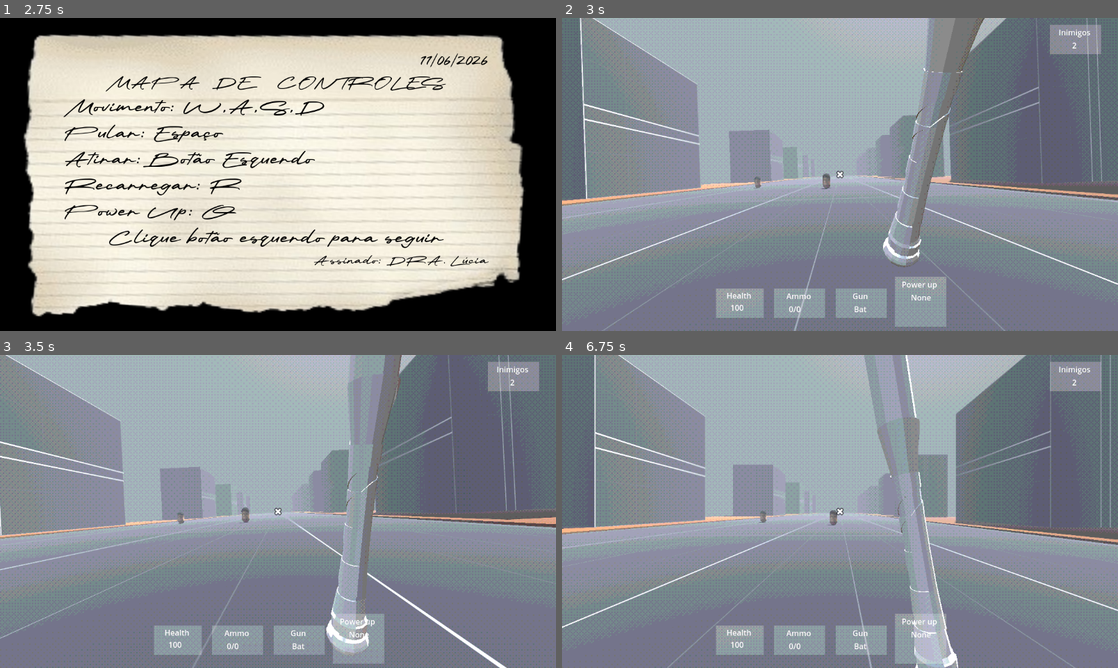
Above: before the commit, frames 1-4 (two rows, left to right).
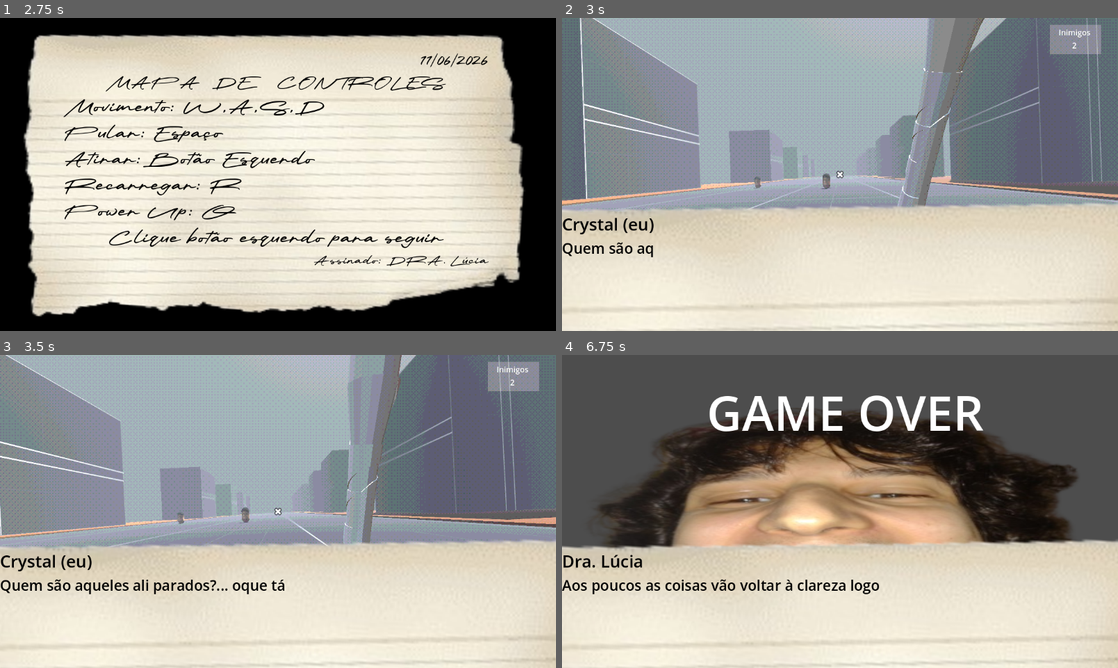
Above: after the commit, the same moments.

Repository: felipepreuss/mnemonic.dream
Game: Godot game, scene res://Scenes/main_menu.tscn
Two runs of this game, one before a commit and one after it. Both use one fixed random seed, a clock stepped at 60 frames per second and the inputs below. The engine's default icon, where the game draws it, is replaced by a stand-in: a white triangle on a blue panel in a dark square. Sound files missing from this copy of the repository are replaced by a short silence.
Inputs (mouse positions are in pixels of both pictures, inside the frame that each line leads up to):
- Up to frame 1 (2.75 s): click "LOAD" at 0.5 s; click (22, 33) at 1.25 s; click "PLAY" at 2 s
- Up to frame 2 (3 s): tap Enter at 2.75 s; move the mouse to (962, 158) at 2.77 s; press the mouse at (962, 158) at 2.78 s; hold D (Right) from 2.78 s (still down)
- Up to frame 3 (3.5 s): keep holding D (Right); tap Space (Jump) at 3.02 s
- Up to frame 4 (6.75 s): move the mouse to (812, 511) at 3.52 s; release D (Right) at 3.53 s; release the mouse at (812, 511) at 3.53 s; hold W (Forward) 3.53-6.5 s; click (812, 511) at 3.6 s; tap Space (Jump) at 3.77, 5.27, 6.02 s; move the mouse to (851, 505) at 4.27 s; press the mouse at (851, 505) at 4.28 s; tap Q (Q) at 4.35 s; move the mouse to (834, 517) at 5.02 s; release the mouse at (834, 517) at 5.03 s; tap 0 at 5.1 s; click (834, 517) at 5.3 s; move the mouse to (878, 514) at 5.77 s; press the mouse at (878, 514) at 5.78 s; tap F11 (botão da morte mortal) at 6.4 s; release the mouse at (878, 514) at 6.5 s; click "LOAD" at 6.5 s

Frame 1 is identical in both runs. In frame 2, 40% of the frame differs, in the area x 0-100%, y 58-100%; in frame 3, 40%; in frame 4, 99%, in the area x 0-100%, y 0-100%.

Commit message:
"get_gun" mechanic implemented + misc bug fixing
Added node for gun instancing and mechanic for getting the gun and adding it to the weapon slot (only works for pistol so far!!), moved scripts to the correct folder (which is why you'll see a lot of removed scripts, i just moved them, don't worry...), re-added missing dialogue, removed bug related to enemy count, removed small physics error by using call_deferred on a scene change (we should all do this From now on)

Diff:
--- a/Scenes/acquire_weapon.tscn
+++ b/Scenes/acquire_weapon.tscn
@@ -1,19 +1,63 @@
-[gd_scene load_steps=4 format=3 uid="uid://bc58amk2buxq0"]
+[gd_scene load_steps=7 format=3 uid="uid://bc58amk2buxq0"]
 
 [ext_resource type="Script" uid="uid://cxim3hx3sa007" path="res://Script/acquire_weapon.gd" id="1_2xhsj"]
-[ext_resource type="PackedScene" uid="uid://dfqi5j2jabl11" path="res://Assets/shotgun.glb" id="2_77hrl"]
+[ext_resource type="PackedScene" uid="uid://ur8p6e5hn8pj" path="res://Assets/Guns/Pistola (1).glb" id="2_2xhsj"]
 
 [sub_resource type="BoxShape3D" id="BoxShape3D_2xhsj"]
+size = Vector3(0.380035, 0.367432, 0.906738)
 
-[node name="AcquireWeapon" type="Node"]
+[sub_resource type="Animation" id="Animation_2xhsj"]
+resource_name = "rotaaate"
+tracks/0/type = "value"
+tracks/0/imported = false
+tracks/0/enabled = true
+tracks/0/path = NodePath(".:rotation")
+tracks/0/interp = 1
+tracks/0/loop_wrap = true
+tracks/0/keys = {
+"times": PackedFloat32Array(0, 1),
+"transitions": PackedFloat32Array(1, 1),
+"update": 0,
+"values": [Vector3(0, 6.28319, 0), Vector3(0, -6.28319, 0)]
+}
+
+[sub_resource type="Animation" id="Animation_77hrl"]
+length = 0.001
+tracks/0/type = "value"
+tracks/0/imported = false
+tracks/0/enabled = true
+tracks/0/path = NodePath(".:rotation")
+tracks/0/interp = 1
+tracks/0/loop_wrap = true
+tracks/0/keys = {
+"times": PackedFloat32Array(0),
+"transitions": PackedFloat32Array(1),
+"update": 0,
+"values": [Vector3(6.28319, 0, 0)]
+}
+
+[sub_resource type="AnimationLibrary" id="AnimationLibrary_77hrl"]
+_data = {
+&"RESET": SubResource("Animation_77hrl"),
+&"rotaaate": SubResource("Animation_2xhsj")
+}
+
+[node name="acquire_weapon" type="Node3D"]
 script = ExtResource("1_2xhsj")
 
-[node name="blaster-r2" parent="." instance=ExtResource("2_77hrl")]
-transform = Transform3D(-1, 0, -8.74228e-08, 0, 1, 0, 8.74228e-08, 0, -1, -40.3686, -3.97244, 123.826)
+[node name="Pistola (1)" parent="." instance=ExtResource("2_2xhsj")]
+transform = Transform3D(1, 0, 0, 0, 1, -1.74846e-07, 0, 1.74846e-07, 1, 0, 0, 0)
 
-[node name="weapon_get_area" type="Area3D" parent="blaster-r2"]
-transform = Transform3D(-1, 0, 8.74228e-08, 0, 1, 0, -8.74228e-08, 0, -1, -0.368599, 0.97244, -0.43811)
+[node name="weapon_get_area" type="Area3D" parent="Pistola (1)"]
+transform = Transform3D(1, 0, -1.74846e-07, 0, 1, 0, 1.74846e-07, 0, 1, 0, 0.0563155, 0)
 
-[node name="CollisionShape3D" type="CollisionShape3D" parent="blaster-r2/weapon_get_area"]
-transform = Transform3D(1, 0, 0, 0, 1, 0, 0, 0, 1, -0.384102, -0.747453, -0.359734)
+[node name="CollisionShape3D" type="CollisionShape3D" parent="Pistola (1)/weapon_get_area"]
+transform = Transform3D(1, 0, 0, 0, 1, 0, 0, 0, 1, 0.0138092, -0.0189209, -0.0466309)
 shape = SubResource("BoxShape3D_2xhsj")
+
+[node name="AnimationPlayer" type="AnimationPlayer" parent="Pistola (1)"]
+libraries = {
+&"": SubResource("AnimationLibrary_77hrl")
+}
+
+[connection signal="body_entered" from="Pistola (1)/weapon_get_area" to="." method="_on_weapon_get_area_body_entered"]
--- a/Scenes/level_complete.tscn
+++ b/Scenes/level_complete.tscn
@@ -1,6 +1,7 @@
 [gd_scene load_steps=2 format=3 uid="uid://cdp1m1v6b855b"]
 
-[ext_resource type="Script" uid="uid://5wp24ka0cvbu" path="res://Scenes/level_complete.gd" id="1_u5kwf"]
+[ext_resource type="Script" uid="uid://5wp24ka0cvbu" path="res://Script/level_complete.gd" id="1_u5kwf"]
+
 
 [node name="level_complete" type="Control"]
 layout_mode = 3
--- a/Scenes/player.tscn
+++ b/Scenes/player.tscn
@@ -13,7 +13,6 @@
 [ext_resource type="Script" uid="uid://cw3w6ct1amurw" path="res://Script/gun.gd" id="6_f1ek2"]
 [ext_resource type="PackedScene" uid="uid://cyoyq5ejonka2" path="res://Scenes/taco.tscn" id="6_h4iuc"]
 [ext_resource type="AudioStream" uid="uid://c8vtvxw1d5806" path="res://SFX/jumpnoise.mp3" id="7_3smsa"]
-[ext_resource type="PackedScene" uid="uid://dvgtj7ysdismb" path="res://Scenes/pistol.tscn" id="7_fd4e3"]
 [ext_resource type="Script" uid="uid://c5j22ky6s41e6" path="res://Script/power_up.gd" id="7_tx1dd"]
 [ext_resource type="Script" uid="uid://dctki5lgsrowk" path="res://Script/aliens.gd" id="8_gymyn"]
 
@@ -135,7 +134,7 @@
 [node name="WeaponsManager" type="Node3D" parent="head/Camera3D"]
 transform = Transform3D(1, 0, 0, 0, 1, 0, 0, 0, 1, 0.243636, -0.120761, -0.546164)
 script = ExtResource("2_6t5aa")
-weapon_scenes = Array[PackedScene]([ExtResource("6_h4iuc"), ExtResource("7_fd4e3")])
+weapon_scenes = Array[PackedScene]([ExtResource("6_h4iuc")])
 metadata/_custom_type_script = "uid://cme4um2042nwv"
 
 [node name="GunPosition" type="Marker3D" parent="head/Camera3D/WeaponsManager"]
--- a/Scenes/taco.tscn
+++ b/Scenes/taco.tscn
@@ -1,7 +1,7 @@
 [gd_scene load_steps=8 format=3 uid="uid://cyoyq5ejonka2"]
 
 [ext_resource type="PackedScene" uid="uid://c3m0wkotsvjv8" path="res://Assets/Guns/Taco de baseball.glb" id="1_esccj"]
-[ext_resource type="Script" uid="uid://ca0uwaxt38p1f" path="res://Scenes/taco.gd" id="1_hnl0q"]
+[ext_resource type="Script" uid="uid://ca0uwaxt38p1f" path="res://Script/taco.gd" id="1_hnl0q"]
 
 [sub_resource type="Animation" id="Animation_hnl0q"]
 length = 0.001
--- a/Scenes/tutorial.tscn
+++ b/Scenes/tutorial.tscn
@@ -8,7 +8,8 @@
 [ext_resource type="PackedScene" uid="uid://ben12aetap0mp" path="res://Scenes/enemy.tscn" id="2_omtrn"]
 [ext_resource type="Texture2D" uid="uid://ie0oa1ua1ygk" path="res://Assets/orange_texture_08.png" id="2_p8jf4"]
 [ext_resource type="Material" uid="uid://c6wplqixt74g" path="res://Assets/prototext.tres" id="3_p8jf4"]
-[ext_resource type="Script" uid="uid://dyhhyl8uclsa2" path="res://Scenes/directional_light_3d.gd" id="4_70gml"]
+[ext_resource type="Script" uid="uid://dyhhyl8uclsa2" path="res://Script/directional_light_3d.gd" id="4_70gml"]
+[ext_resource type="Script" uid="uid://ddoddoqp1u83g" path="res://Script/weapon_get_instantiator.gd" id="7_8va2t"]
 [ext_resource type="Script" uid="uid://dlfn6jh75kbes" path="res://Script/invisible_wall.gd" id="13_koko0"]
 
 [sub_resource type="ProceduralSkyMaterial" id="ProceduralSkyMaterial_7n6eb"]
@@ -44,7 +45,7 @@
 uv1_scale = Vector3(5, 5, 5)
 
 [sub_resource type="BoxShape3D" id="BoxShape3D_koko0"]
-size = Vector3(0.813565, 0.731689, 1.01514)
+size = Vector3(80, 12.4723, 1.015)
 
 [sub_resource type="BoxShape3D" id="BoxShape3D_8mnmb"]
 size = Vector3(225.051, 17.27, 4.02402)
@@ -92,6 +93,10 @@
 transform = Transform3D(-1, 0, -8.74228e-08, 0, 1, 0, 8.74228e-08, 0, -1, -40.3686, -3.97244, 78.9557)
 player = NodePath("../player")
 
+[node name="weapon_get_instantiator" type="Node3D" parent="SubViewportContainer/SubViewport/Enemy"]
+transform = Transform3D(1, 0, 0, 0, 1, 0, 0, 0, 1, 0, 0.59758, 0.995605)
+script = ExtResource("7_8va2t")
+
 [node name="Enemy2" parent="SubViewportContainer/SubViewport" node_paths=PackedStringArray("player") instance=ExtResource("2_omtrn")]
 transform = Transform3D(1, 0, 1.74846e-07, 0, 1, 0, -1.74846e-07, 0, 1, -52.285, -4.13135, 71.9481)
 player = NodePath("../player")
@@ -193,7 +198,7 @@
 transform = Transform3D(1, 0, 0, 0, 1, 0, 0, 0, 1, 0, 0, -34.0912)
 
 [node name="CollisionShape3D" type="CollisionShape3D" parent="level_trans"]
-transform = Transform3D(86.5438, 0, 0, 0, 20.0419, 0, 0, 0, 20.4792, -48.3711, 2.68873, 55.9244)
+transform = Transform3D(2, 0, 0, 0, 2, 0, 0, 0, 2, -48.3711, 5.26943, 55.9244)
 shape = SubResource("BoxShape3D_koko0")
 debug_color = Color(0.971812, 0.133536, 0.263744, 0.42)
 
@@ -202,7 +207,7 @@
 script = ExtResource("13_koko0")
 
 [node name="CollisionShape3D" type="CollisionShape3D" parent="invisible_wall"]
-transform = Transform3D(1, 0, 0, 0, 1, 0, 0, 0, 1, -25.8371, 46.5525, 6.05709)
+transform = Transform3D(1, 0, 0, 0, 1, 0, 0, 0, 1, -25.8371, 46.5525, 1.54978)
 shape = SubResource("BoxShape3D_8mnmb")
 
 [node name="CollisionShape3D2" type="CollisionShape3D" parent="invisible_wall"]
--- a/Script/acquire_weapon.gd
+++ b/Script/acquire_weapon.gd
@@ -1,8 +1,10 @@
-extends Node
-@onready var shotgun_area = $"blaster-r2/Area3D"
-var orphan = false
+extends Node3D
+@onready var anim = $"Pistola (1)/AnimationPlayer"
 
 func _physics_process(delta: float) -> void:
-	pass
-func _on_enemy_on_death() -> void:
-	orphan = true
+		anim.play("rotaaate")
+
+func _on_weapon_get_area_body_entered(body: Node3D) -> void:
+	if body.name == "player":
+		Globals.get_gun = true
+		queue_free()
--- a/Script/enemy.gd
+++ b/Script/enemy.gd
@@ -149,8 +149,6 @@
 	vida -= dano
 	$alienHurt.play()
 	if vida <= 0:
-		Globals.contador -= 1
-		print("inimigos",Globals.contador)
 		death = true
 	elif vida <= 100:
 		retreat = true
@@ -177,6 +175,8 @@
 		if rng_powerup == 3:
 			get_parent().add_child(pop_candy)
 			pop_candy.global_position = $bullet_marker.global_position
+		Globals.contador -= 1
+		print("inimigos",Globals.contador)
 		queue_free()
 func _on_bullet_timer_timeout() -> void:
 	can_shoot = true
--- a/Script/globals.gd
+++ b/Script/globals.gd
@@ -21,6 +21,7 @@
 	get_chiclete = false
 	get_pop_candy = false
 	get_chocolate = false
+	get_gun = false
 
 func _physics_process(delta: float) -> void:
 	if Globals.chiclete_powerup:
--- a/Script/tutorial.gd
+++ b/Script/tutorial.gd
@@ -5,9 +5,8 @@
 	get_tree().call_group("Enemy","update_target_location", player.global_transform.origin)
 
 func _ready():
-	pass
-	#Dialogue.dialogo = load('res://Script/Dialogos/0.tres')
+	Dialogue.dialogo = load('res://Script/Dialogos/0.tres')
 func _on_area_3d_body_entered(body: Node3D) -> void:
-	if body.name == "player" and Globals.contador == 0:
+	if body.name == "player" and Globals.contador <= 0:
 		body.reset_powerups()
-		get_tree().change_scene_to_file("res://Scenes/level_complete.tscn")
+		get_tree().change_scene_to_file.call_deferred("res://Scenes/level_complete.tscn")
--- a/Script/weapon_class.gd
+++ b/Script/weapon_class.gd
@@ -51,7 +51,7 @@
 
 	if Globals.get_gun:
 		if weapon_scenes.size() == 1:
-			get_new_weapon(load("res://Scenes/shot_gun.tscn"))
+			get_new_weapon(load("res://Scenes/pistol.tscn"))
 
 func handle_shooting():
 	if not current_gun or not gun_equipped:
--- /dev/null
+++ b/Script/weapon_get_instantiator.gd
@@ -0,0 +1,23 @@
+extends Node3D
+var acquire_weapon_scene = preload("res://Scenes/acquire_weapon.tscn")
+@onready var enemy = $".."
+
+var orphan = false
+# Called when the node enters the scene tree for the first time.
+func _ready() -> void:
+	enemy.on_death.connect(_on_enemy_on_death)
+
+# Called every frame. 'delta' is the elapsed time since the previous frame.
+func _process(delta: float) -> void:
+	if orphan:
+		var acquire_weapon = acquire_weapon_scene.instantiate()
+		get_parent().add_child(acquire_weapon)
+		acquire_weapon.position = self.position
+		queue_free()
+		if Globals.get_gun:
+			queue_free()
+	else:
+		pass
+func _on_enemy_on_death() -> void:
+	reparent(get_parent().get_parent())
+	orphan = true
Not shown: 1 places in Scenes/player.tscn that only renumber resources
Not shown: 1 places in Scenes/tutorial.tscn that only renumber resources
Renamed: Scenes/directional_light_3d.gd -> Script/directional_light_3d.gd
Renamed: Scenes/directional_light_3d.gd.uid -> Script/directional_light_3d.gd.uid
Renamed: Scenes/level_complete.gd -> Script/level_complete.gd
Renamed: Scenes/level_complete.gd.uid -> Script/level_complete.gd.uid
Renamed: Scenes/taco.gd -> Script/taco.gd
Renamed: Scenes/taco.gd.uid -> Script/taco.gd.uid
Not shown, added: Script/weapon_get_instantiator.gd.uid
